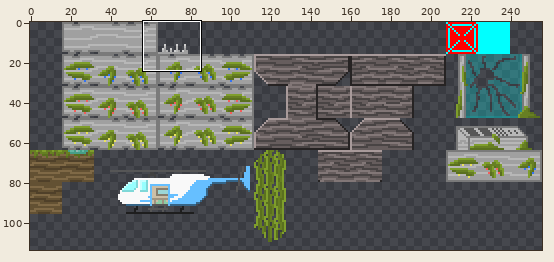
File history of a sprite sheet, Super Probe Quest/assets/images/rexjump/rextiles.png. Above, an overview of the earlier version with the close-up marked.
Close-up. Before the edit:
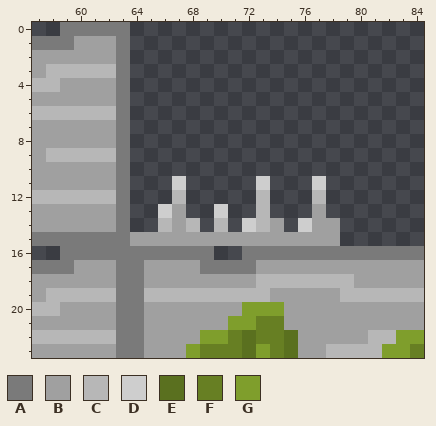
The file is 256x256 pixels. Colours within 5 levels of each other are drawn and written as one. Shown: x 57..84, y 0..23. The wide view leaves out empty margins.
Palette (. is transparent): A #7a7a7a  B #a0a0a0  C #b7b7b7  D #cecece  E #5a701f  F #677f23  G #7f9e2c
Pixels before, first column x 57:
 0 ..AAAAA.....................
 1 AAABBBA.....................
 2 BBBBBBA.....................
 3 BCCCCCA.....................
 4 CCBBBBA.....................
 5 BBBBBBA.....................
 6 CCCCCCA.....................
 7 BBBBBBA.....................
 8 BBBBBBA.....................
 9 BCCCCCA.....................
10 BBBBBBA.....................
11 BBBBBBA...D.....D...D.......
12 CCCCCCA...C.....C...C.......
13 BBBBBBA..DB..D..C...B.......
14 BBBBBBA..CBC.C.DCB.DBB......
15 AAAAAAABBBBBBBBBBBBBBB......
16 ..AAAAAAAAAAA..AAAAAAAAAAAAA
17 AAABBBAABBBBAAAABBBBBBBBBBBB
18 BBBBBBAABBBBBBBBCCCCCCCBBBBB
19 BCCCCCAACCCCCCCCCBBBBBCCCCCC
20 CCBBBBAABBBBBBBGGGBBBBBBBBBB
21 BBBBBBAABBBBBBGGFFBBBBBBBBBB
22 CCCCCCAABBBBGGFEFFEBBBBBCCGG
23 BBBBBBAABBBGFFFEGFEBBCCCCGGF
The result:
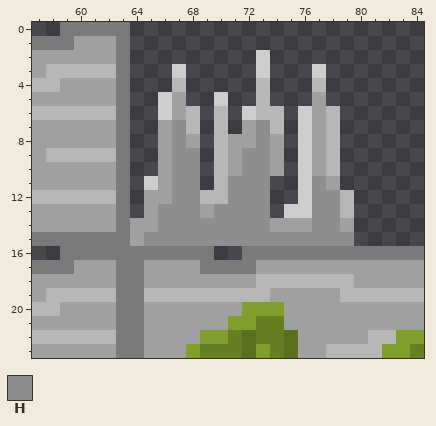
Colours new in this view: H #8e8e8e
The exact change:
Colour B now appears in rows 5 to 6 at x 67 and 77; in row 7 at x 66, 72 and 77; in row 8 at x 66, 68, 71 to 72, 74 and 77; in rows 9 to 10 at x 66, 71, 74 and 77; in row 11 at x 66 and 78; in row 12 at x 65 to 66.
Colour B now appears in row 13 at x 65 and 69; in row 14 at x 64 to 65, 75 and 79.
The author changed colour D to colour B in row 14 at x 76.
Colour C now appears in row 4 at x 67, 73 and 77; in row 5 at x 73; in row 6 at x 68, 70, 73 to 74 and 78; in row 7 at x 68, 70, 74 and 78; in rows 8 to 10 at x 70 and 78; in row 11 at x 70.
Colour C now appears in row 12 at x 69 to 70 and 79; in row 13 at x 79.
Colour D now appears in row 2 at x 73; in row 3 at x 67, 73 and 77; in row 5 at x 66 and 70; in row 6 at x 66, 72 and 76; in rows 7 to 10 at x 76; in row 11 at x 65 and 76.
Colour D now appears in row 12 at x 76; in row 13 at x 75 to 76.
Colour H now appears in rows 7 to 8 at x 67 and 73; in rows 9 to 10 at x 67 to 68 and 72 to 73; in row 11 at x 68 and 71 to 72; in rows 12 to 13 at x 68, 71 to 72 and 78; in row 14 at x 69 and 71; in row 15 at x 79.
The author changed colour B to colour H in row 13 at x 67 and 77; in row 14 at x 67 and 77 to 78; in row 15 at x 65 to 78.
The author changed colour C to colour H in row 12 at x 67, 73 and 77; in row 13 at x 73; in row 14 at x 66, 68, 70 and 73.
The author changed colour D to colour H in row 11 at x 67, 73 and 77; in row 13 at x 66 and 70; in row 14 at x 72.
Changed places in both close-ups, as pixel boxes (x1, y1, x2, y2):
changed: (130, 50, 354, 246)
